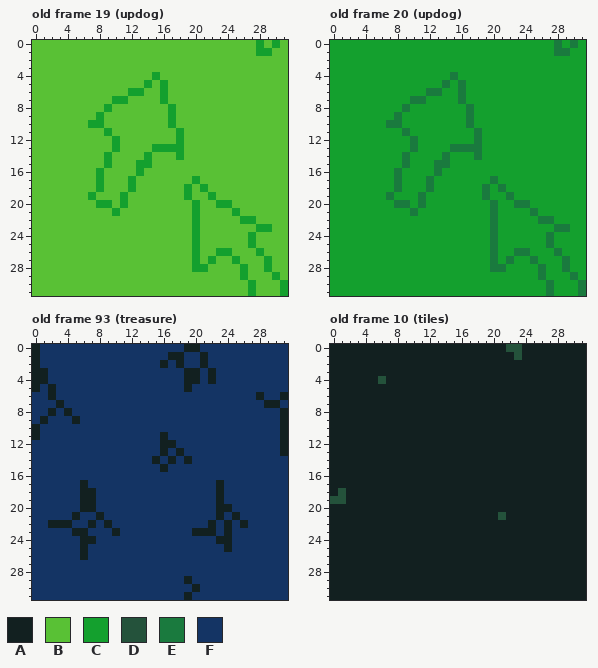
Two versions of one pixel-art file, ASSETs/graphics/patterns.aseprite. The first picture shows the starting point.
32x32 pixels, 115 frames. Shown: old frame 19 (updog), old frame 20 (updog), old frame 93 (treasure), old frame 10 (tiles). The commit also changed other frames, which this record leaves out.
Palette (. is transparent): A #122020  B #59c135  C #14a02e  D #24523b  E #1a7a3e  F #143464
Pixels before, old frame 19 (updog), first column x 0:
 0 BBBBBBBBBBBBBBBBBBBBBBBBBBBBCBCB
 1 BBBBBBBBBBBBBBBBBBBBBBBBBBBBCCBB
 2 BBBBBBBBBBBBBBBBBBBBBBBBBBBBBBBB
 3 BBBBBBBBBBBBBBBBBBBBBBBBBBBBBBBB
 4 BBBBBBBBBBBBBBBCBBBBBBBBBBBBBBBB
 5 BBBBBBBBBBBBBBCBCBBBBBBBBBBBBBBB
 6 BBBBBBBBBBBBCCBBCBBBBBBBBBBBBBBB
 7 BBBBBBBBBBCCBBBBCBBBBBBBBBBBBBBB
 8 BBBBBBBBBCBBBBBBBCBBBBBBBBBBBBBB
 9 BBBBBBBBCBBBBBBBBCBBBBBBBBBBBBBB
10 BBBBBBBCCBBBBBBBBCBBBBBBBBBBBBBB
11 BBBBBBBBBCBBBBBBBBCBBBBBBBBBBBBB
12 BBBBBBBBBBCBBBBBBBCBBBBBBBBBBBBB
13 BBBBBBBBBBCBBBBCCCCBBBBBBBBBBBBB
14 BBBBBBBBBCBBBBCBBBCBBBBBBBBBBBBB
15 BBBBBBBBBCBBBCCBBBBBBBBBBBBBBBBB
16 BBBBBBBBCBBBBCBBBBBBBBBBBBBBBBBB
17 BBBBBBBBCBBBCBBBBBBBCBBBBBBBBBBB
18 BBBBBBBBCBBBCBBBBBBCBCBBBBBBBBBB
19 BBBBBBBCBBBCBBBBBBBCBBCBBBBBBBBB
20 BBBBBBBBCCBCBBBBBBBBCBBCCBBBBBBB
21 BBBBBBBBBBCBBBBBBBBBCBBBBCBBBBBB
22 BBBBBBBBBBBBBBBBBBBBCBBBBBCCBBBB
23 BBBBBBBBBBBBBBBBBBBBCBBBBBBBCCBB
24 BBBBBBBBBBBBBBBBBBBBCBBBBBBCBBBB
25 BBBBBBBBBBBBBBBBBBBBCBBBBBBCBBBB
26 BBBBBBBBBBBBBBBBBBBBCBBCCBBBCBBB
27 BBBBBBBBBBBBBBBBBBBBCBCBBCBBBCBB
28 BBBBBBBBBBBBBBBBBBBBCCBBBBCBBCBB
29 BBBBBBBBBBBBBBBBBBBBBBBBBBCBBBCB
30 BBBBBBBBBBBBBBBBBBBBBBBBBBBCBBBC
31 BBBBBBBBBBBBBBBBBBBBBBBBBBBCBBBC
Pixels before, old frame 20 (updog), first column x 0:
 0 CCCCCCCCCCCCCCCCCCCCCCCCCCCCECEC
 1 CCCCCCCCCCCCCCCCCCCCCCCCCCCCEECC
 2 CCCCCCCCCCCCCCCCCCCCCCCCCCCCCCCC
 3 CCCCCCCCCCCCCCCCCCCCCCCCCCCCCCCC
 4 CCCCCCCCCCCCCCCECCCCCCCCCCCCCCCC
 5 CCCCCCCCCCCCCCECECCCCCCCCCCCCCCC
 6 CCCCCCCCCCCCEECCECCCCCCCCCCCCCCC
 7 CCCCCCCCCCEECCCCECCCCCCCCCCCCCCC
 8 CCCCCCCCCECCCCCCCECCCCCCCCCCCCCC
 9 CCCCCCCCECCCCCCCCECCCCCCCCCCCCCC
10 CCCCCCCEECCCCCCCCECCCCCCCCCCCCCC
11 CCCCCCCCCECCCCCCCCECCCCCCCCCCCCC
12 CCCCCCCCCCECCCCCCCECCCCCCCCCCCCC
13 CCCCCCCCCCECCCCEEEECCCCCCCCCCCCC
14 CCCCCCCCCECCCCECCCECCCCCCCCCCCCC
15 CCCCCCCCCECCCEECCCCCCCCCCCCCCCCC
16 CCCCCCCCECCCCECCCCCCCCCCCCCCCCCC
17 CCCCCCCCECCCECCCCCCCECCCCCCCCCCC
18 CCCCCCCCECCCECCCCCCECECCCCCCCCCC
19 CCCCCCCECCCECCCCCCCECCECCCCCCCCC
20 CCCCCCCCEECECCCCCCCCECCEECCCCCCC
21 CCCCCCCCCCECCCCCCCCCECCCCECCCCCC
22 CCCCCCCCCCCCCCCCCCCCECCCCCEECCCC
23 CCCCCCCCCCCCCCCCCCCCECCCCCCCEECC
24 CCCCCCCCCCCCCCCCCCCCECCCCCCECCCC
25 CCCCCCCCCCCCCCCCCCCCECCCCCCECCCC
26 CCCCCCCCCCCCCCCCCCCCECCEECCCECCC
27 CCCCCCCCCCCCCCCCCCCCECECCECCCECC
28 CCCCCCCCCCCCCCCCCCCCEECCCCECCECC
29 CCCCCCCCCCCCCCCCCCCCCCCCCCECCCEC
30 CCCCCCCCCCCCCCCCCCCCCCCCCCCECCCE
31 CCCCCCCCCCCCCCCCCCCCCCCCCCCECCCE
Pixels before, old frame 93 (treasure), first column x 0:
 0 AFFFFFFFFFFFFFFFFFFAAFFFFFFFFFFF
 1 AFFFFFFFFFFFFFFFFAAFFAFFFFFFFFFF
 2 AFFFFFFFFFFFFFFFAFAFFAFFFFFFFFFF
 3 AAFFFFFFFFFFFFFFFFFAAFAFFFFFFFFF
 4 AAFFFFFFFFFFFFFFFFFAAFAFFFFFFFFF
 5 AFAFFFFFFFFFFFFFFFFAFFFFFFFFFFFF
 6 FFAFFFFFFFFFFFFFFFFFFFFFFFFFAFFA
 7 FFFAFFFFFFFFFFFFFFFFFFFFFFFFFAAF
 8 FFAFAFFFFFFFFFFFFFFFFFFFFFFFFFFA
 9 FAFFFAFFFFFFFFFFFFFFFFFFFFFFFFFA
10 AFFFFFFFFFFFFFFFFFFFFFFFFFFFFFFA
11 AFFFFFFFFFFFFFFFAFFFFFFFFFFFFFFA
12 FFFFFFFFFFFFFFFFAAFFFFFFFFFFFFFA
13 FFFFFFFFFFFFFFFFAFAFFFFFFFFFFFFA
14 FFFFFFFFFFFFFFFAFAFAFFFFFFFFFFFF
15 FFFFFFFFFFFFFFFFAFFFFFFFFFFFFFFF
16 FFFFFFFFFFFFFFFFFFFFFFFFFFFFFFFF
17 FFFFFFAFFFFFFFFFFFFFFFFAFFFFFFFF
18 FFFFFFAAFFFFFFFFFFFFFFFAFFFFFFFF
19 FFFFFFAAFFFFFFFFFFFFFFFAFFFFFFFF
20 FFFFFFAAFFFFFFFFFFFFFFFAAFFFFFFF
21 FFFFFAFFAFFFFFFFFFFFFFFAFAFFFFFF
22 FFAAAFFAFAFFFFFFFFFFFFAFAFAFFFFF
23 FFFFFAAFFFAFFFFFFFFFAAAFAFFFFFFF
24 FFFFFFAAFFFFFFFFFFFFFFFAAFFFFFFF
25 FFFFFFAFFFFFFFFFFFFFFFFFAFFFFFFF
26 FFFFFFAFFFFFFFFFFFFFFFFFFFFFFFFF
27 FFFFFFFFFFFFFFFFFFFFFFFFFFFFFFFF
28 FFFFFFFFFFFFFFFFFFFFFFFFFFFFFFFF
29 FFFFFFFFFFFFFFFFFFFAFFFFFFFFFFFF
30 FFFFFFFFFFFFFFFFFFFFAFFFFFFFFFFF
31 FFFFFFFFFFFFFFFFFFFAFFFFFFFFFFFF
Pixels before, old frame 10 (tiles), first column x 0:
 0 AAAAAAAAAAAAAAAAAAAAAADDAAAAAAAA
 1 AAAAAAAAAAAAAAAAAAAAAAADAAAAAAAA
 2 AAAAAAAAAAAAAAAAAAAAAAAAAAAAAAAA
 3 AAAAAAAAAAAAAAAAAAAAAAAAAAAAAAAA
 4 AAAAAADAAAAAAAAAAAAAAAAAAAAAAAAA
 5 AAAAAAAAAAAAAAAAAAAAAAAAAAAAAAAA
 6 AAAAAAAAAAAAAAAAAAAAAAAAAAAAAAAA
 7 AAAAAAAAAAAAAAAAAAAAAAAAAAAAAAAA
 8 AAAAAAAAAAAAAAAAAAAAAAAAAAAAAAAA
 9 AAAAAAAAAAAAAAAAAAAAAAAAAAAAAAAA
10 AAAAAAAAAAAAAAAAAAAAAAAAAAAAAAAA
11 AAAAAAAAAAAAAAAAAAAAAAAAAAAAAAAA
12 AAAAAAAAAAAAAAAAAAAAAAAAAAAAAAAA
13 AAAAAAAAAAAAAAAAAAAAAAAAAAAAAAAA
14 AAAAAAAAAAAAAAAAAAAAAAAAAAAAAAAA
15 AAAAAAAAAAAAAAAAAAAAAAAAAAAAAAAA
16 AAAAAAAAAAAAAAAAAAAAAAAAAAAAAAAA
17 AAAAAAAAAAAAAAAAAAAAAAAAAAAAAAAA
18 ADAAAAAAAAAAAAAAAAAAAAAAAAAAAAAA
19 DDAAAAAAAAAAAAAAAAAAAAAAAAAAAAAA
20 AAAAAAAAAAAAAAAAAAAAAAAAAAAAAAAA
21 AAAAAAAAAAAAAAAAAAAAADAAAAAAAAAA
22 AAAAAAAAAAAAAAAAAAAAAAAAAAAAAAAA
23 AAAAAAAAAAAAAAAAAAAAAAAAAAAAAAAA
24 AAAAAAAAAAAAAAAAAAAAAAAAAAAAAAAA
25 AAAAAAAAAAAAAAAAAAAAAAAAAAAAAAAA
26 AAAAAAAAAAAAAAAAAAAAAAAAAAAAAAAA
27 AAAAAAAAAAAAAAAAAAAAAAAAAAAAAAAA
28 AAAAAAAAAAAAAAAAAAAAAAAAAAAAAAAA
29 AAAAAAAAAAAAAAAAAAAAAAAAAAAAAAAA
30 AAAAAAAAAAAAAAAAAAAAAAAAAAAAAAAA
31 AAAAAAAAAAAAAAAAAAAAAAAAAAAAAAAA
After the commit:
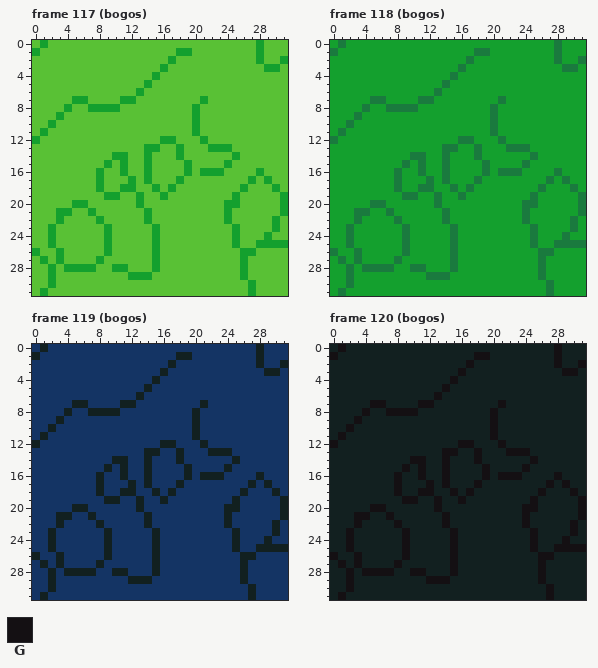
Colours new in this view: G #141013
A new or re-ordered frame is compared with the old frame closest to it.
Changes in this commit:
frames 115 -> 121
Changed rows in their new state; - is an unchanged pixel.
Frame 117 (bogos) is new; against old frame 19 (updog):
first column x 0:
 0 -C----------------------------B-
 1 C-----------------CC---------B--
 2 -----------------C----------C--C
 3 ----------------C------------CC-
 5 ----------------B---------------
 6 ------------B---B---------------
 7 -----CC---B-C---B----C----------
 8 ----C--CC-C------B--C-----------
 9 ---C----B--------B--C-----------
10 --C----BB--------B--C-----------
11 -C-------B--------B-C-----------
12 C---------B-----CCB--C----------
13 ----------B---C-BB----CCC-------
14 ---------BCC-------------C------
15 -----------C-B-----C----C-------
16 -----------C-BC----C-CCC----C---
17 --------------C---C-B------C-C--
18 -----------C---C-C-B-B----C---C-
19 -------B-CCB-C--C--B--B--C-----C
20 -----CC-BB-B-C------B--B-C-----C
21 ---CC--C--B---C-----B---CB-----C
22 ---C----C-----C-----B---C-BB--C-
23 --C------C-----C----B----C--BBC-
24 --C------C-----C----B----C-B-C--
25 --C------C-----C----B----C-BCCCC
26 C--C-----C-----C----B--BB-CCB---
27 -C-C----C------C----B-B--BC--B--
28 --C-CCCC--CC---C----BB-------B--
29 --C---------CCC---------------B-
30 --C----------------------------B
31 -C-----------------------------B
Frame 118 (bogos) is new; against old frame 20 (updog):
first column x 0:
 0 -E----------------------------C-
 1 E-----------------EE---------C--
 2 -----------------E----------E--E
 3 ----------------E------------EE-
 5 ----------------C---------------
 6 ------------C---C---------------
 7 -----EE---C-E---C----E----------
 8 ----E--EE-E------C--E-----------
 9 ---E----C--------C--E-----------
10 --E----CC--------C--E-----------
11 -E-------C--------C-E-----------
12 E---------C-----EEC--E----------
13 ----------C---E-CC----EEE-------
14 ---------CEE-------------E------
15 -----------E-C-----E----E-------
16 -----------E-CE----E-EEE----E---
17 --------------E---E-C------E-E--
18 -----------E---E-E-C-C----E---E-
19 -------C-EEC-E--E--C--C--E-----E
20 -----EE-CC-C-E------C--C-E-----E
21 ---EE--E--C---E-----C---EC-----E
22 ---E----E-----E-----C---E-CC--E-
23 --E------E-----E----C----E--CCE-
24 --E------E-----E----C----E-C-E--
25 --E------E-----E----C----E-CEEEE
26 E--E-----E-----E----C--CC-EEC---
27 -E-E----E------E----C-C--CE--C--
28 --E-EEEE--EE---E----CC-------C--
29 --E---------EEE---------------C-
30 --E----------------------------C
31 -E-----------------------------C
Frame 119 (bogos) is new; against old frame 93 (treasure):
first column x 0:
 0 FA-----------------FF-------A---
 1 -----------------F-A-F------A---
 2 F---------------FAF--F------A--A
 3 FF--------------A--FF-F------AA-
 4 FF-------------A---FF-F---------
 5 F-F-----------A----F------------
 6 --F----------A--------------F--F
 7 ---F-AA----AA--------A-------FF-
 8 --F----AAAA---------A----------F
 9 -F-A-F--------------A----------F
10 F-A-----------------A----------F
11 FA--------------F---A----------F
12 A--------------------A---------F
13 --------------AAF-----AAA------F
14 ----------AA--AF-FAF-----A------
15 ---------A-A--A-F--A----A-------
16 --------A--A--A----A-AAA----A---
17 ------F-A---A-A---A----F---A-A--
18 ------FFA--AA--A-A-----F--A---A-
19 ------FF-AA--A--A------F-A-----A
20 -----A-F-----A---------F-A-----A
21 ---AAF-AF-----A--------FAF-----A
22 --F-F--FAF----A-------F---F---A-
23 --A--FF--AF----A----FFF-FA----A-
24 --A---FF-A-----A-------FFA---A--
25 --A---F--A-----A--------FA--AAAA
26 A--A--F--A-----A----------AA----
27 -A-A----A------A----------A-----
28 --A-AAAA--AA---A----------A-----
29 --A---------AAA----F------A-----
30 --A-----------------F------A----
31 -A-----------------F-------A----
Frame 120 (bogos) is new; against old frame 10 (tiles):
first column x 0:
 0 -G--------------------AA----G---
 1 G-----------------GG---A----G---
 2 -----------------G----------G--G
 3 ----------------G------------GG-
 4 ------A--------G----------------
 5 --------------G-----------------
 6 -------------G------------------
 7 -----GG----GG--------G----------
 8 ----G--GGGG---------G-----------
 9 ---G----------------G-----------
10 --G-----------------G-----------
11 -G------------------G-----------
12 G---------------GG---G----------
13 --------------GG--G---GGG-------
14 ----------GG--G---G------G------
15 ---------G-G--G----G----G-------
16 --------G--G--G----G-GGG----G---
17 --------G---G-G---G--------G-G--
18 -A------G--GG--G-G--------G---G-
19 AA-------GG--G--G--------G-----G
20 -----GG------G----------GG-----G
21 ---GG--G------G------A--G------G
22 ---G----G-----G---------G-----G-
23 --G------G-----G---------G----G-
24 --G------G-----G---------G---G--
25 --G------G-----G---------G--GGGG
26 G--G-----G-----G----------GG----
27 -G-G----G------G----------G-----
28 --G-GGGG--GG---G----------G-----
29 --G---------GGG-----------G-----
30 --G------------------------G----
31 -G-------------------------G----
Where, in picture pixels (left, top, right, bottom), the same in both pictures:
changed: (32, 40, 288, 296)
changed: (330, 40, 586, 296)
changed: (32, 344, 288, 600)
changed: (330, 344, 586, 600)
